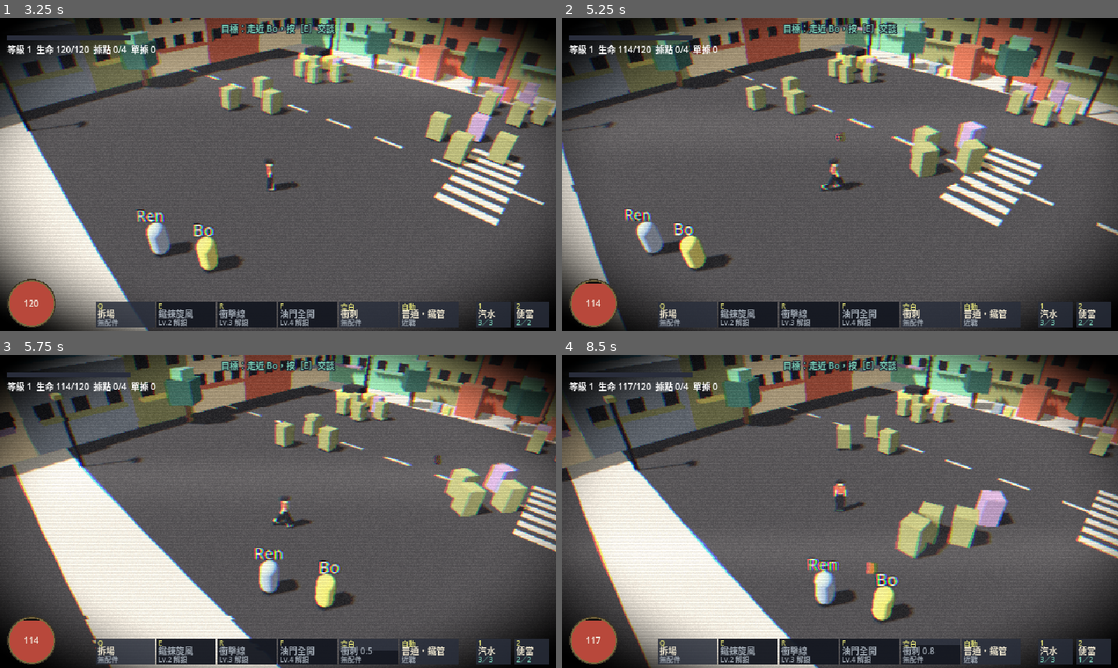
Above: before the commit, frames 1-4 (two rows, left to right).
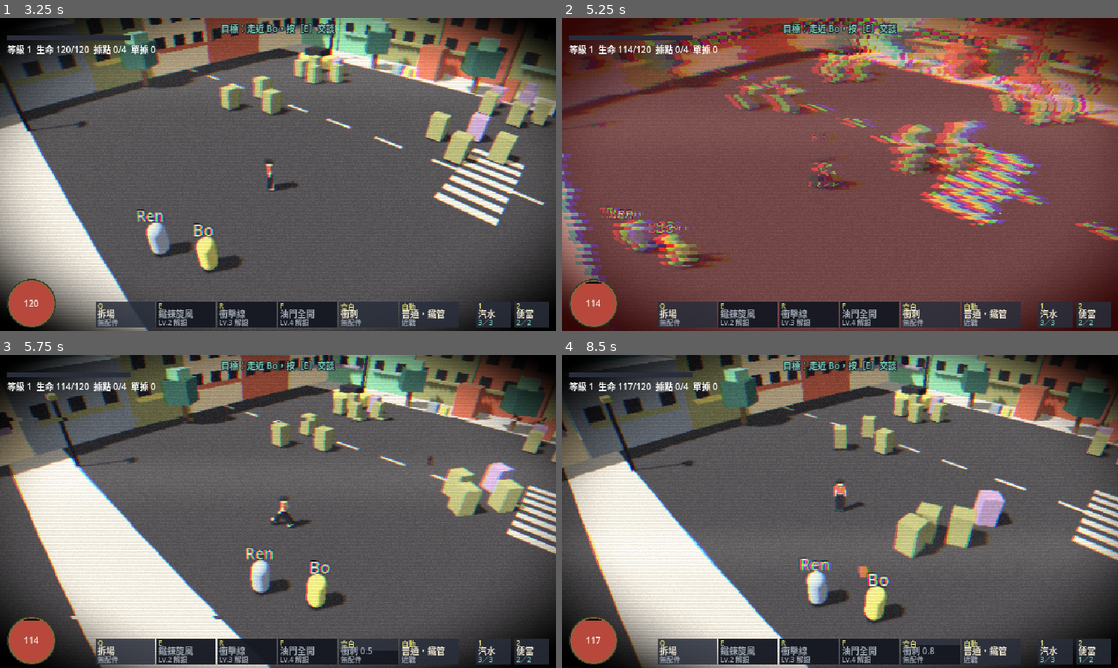
Above: after the commit, the same moments.

Repository: yauchai2/Game-Lab-2
Game: Godot game, scene res://game/title.tscn
Same seed, same stepped clock (60 frames per second), same inputs: the game is played once before the commit and once after it.
Inputs (mouse positions are in pixels of both pictures, inside the frame that each line leads up to):
- Up to frame 1 (3.25 s): click "新遊戲" at 0.5 s; click "選擇" at 1.25 s; tap Enter at 2 s; move the mouse to (400, 158) at 2.02 s; hold D 2.03-2.75 s; tap E at 2.1 s; click (400, 158) at 2.17 s; tap Space at 2.27 s; drag from (166, 190) to (250, 237) at 2.77 s
- Up to frame 2 (5.25 s): move the mouse to (895, 105) at 3.52 s; hold D 3.53-4.25 s; tap Keypad Enter at 3.6 s; click (895, 105) at 3.67 s; drag from (812, 237) to (673, 127) at 4.27 s; move the mouse to (1006, 221) at 5.02 s; hold A from 5.03 s (still down); tap R at 5.1 s; click (1006, 221) at 5.17 s
- Up to frame 3 (5.75 s): keep holding A; tap Space at 5.27 s
- Up to frame 4 (8.5 s): release A at 5.75 s; drag from (673, 464) to (756, 433) at 5.77 s; move the mouse to (867, 511) at 6.52 s; hold S 6.53-7.25 s; tap F at 6.6 s; click (867, 511) at 6.67 s; drag from (756, 433) to (728, 527) at 7.27 s; move the mouse to (962, 495) at 8.02 s; hold W from 8.03 s (still down); tap 2 at 8.1 s; click (962, 495) at 8.17 s; tap Space at 8.27 s

Frame 1 is identical in both runs. In frame 2, 76% of the frame differs, in the area x 0-100%, y 0-100%; in frame 3, 13%; in frame 4, 13%.

Commit message:
加強打擊感：火花、受擊壓扁、頓幀、震鏡、VHS 色差衝擊、受傷泛紅
Co-Authored-By: Claude Sonnet 5.5 <noreply@anthropic.com>
Claude-Session: https://claude.ai/code/session_018tqqU7rwEZ4u67toavQ9ri

Diff:
--- a/game/scripts/enemy.gd
+++ b/game/scripts/enemy.gd
@@ -21,6 +21,7 @@
 const PICKUP := preload("res://game/scripts/pickup.gd")
 const PROJECTILE := preload("res://game/scripts/projectile.gd")
 const FLOATY := preload("res://game/scripts/floaty.gd")
+const HITFX := preload("res://game/scripts/hitfx.gd")
 
 var show_bar := true
 var element := "phys"
@@ -38,6 +39,18 @@
 	mesh.material_override = _material
 	if show_bar:
 		_make_bar()
+
+# 受擊反應：火花、身體被打扁彈回、輕微震鏡；重擊多一點頓幀。
+func _hit_react(frac: float) -> void:
+	HITFX.sparks(get_parent(), global_position + Vector3(0, 1.1, 0), Color("F4F0E4"), 4 + int(minf(frac, 1.0) * 14.0), 1.0 + minf(frac, 1.0))
+	HITFX.shake(self, 0.04 + minf(frac, 1.0) * 0.25)
+	if frac >= 0.2:
+		HITFX.hit_stop(get_tree(), 0.04)
+		HITFX.kick(0.3)
+	var base := Vector3.ONE
+	mesh.scale = Vector3(1.3, 0.75, 1.3)
+	var tw := create_tween()
+	tw.tween_property(mesh, "scale", base, 0.14)
 
 func _bar_mesh(m: MeshInstance3D, color: Color, width: float) -> void:
 	var q := QuadMesh.new()
@@ -74,8 +87,11 @@
 	if hp <= 0:
 		return
 	hp -= amount
-	FLOATY.spawn(get_parent(), global_position + Vector3(0, 1.9, 0), str(amount))
+	var frac := float(amount) / float(max_hp)
+	var heavy := frac >= 0.2
+	FLOATY.spawn(get_parent(), global_position + Vector3(0, 1.9, 0), str(amount), Color("E6D26A") if heavy else Color("F4F0E4"), heavy)
 	_update_bar()
+	_hit_react(frac)
 	wake()
 	var away := global_position - from_pos
 	away.y = 0.0
@@ -89,6 +105,11 @@
 		if camp != "":
 			remove_from_group(camp)
 		collision_layer = 0
+		HITFX.sparks(get_parent(), global_position + Vector3(0, 1.0, 0), base_color.lightened(0.3), 18, 1.6)
+		HITFX.hit_stop(get_tree(), 0.05)
+		HITFX.shake(self, 0.18)
+		HITFX.kick(0.5)
+		knockback *= 1.8
 		bar_back.visible = false
 		bar_fill.visible = false
 		_drop_loot()
--- /dev/null
+++ b/game/scripts/hitfx.gd
@@ -0,0 +1,47 @@
+extends RefCounted
+## 打擊感小工具：火花、頓幀、鏡頭震動、VHS 畫面衝擊。
+
+const VHS := preload("res://game/scripts/vhs.gd")
+static var stopping := false
+
+static func sparks(world: Node, pos: Vector3, color: Color, amount := 8, power := 1.0) -> void:
+	var p := CPUParticles3D.new()
+	var box := BoxMesh.new()
+	box.size = Vector3(0.12, 0.12, 0.12)
+	var mat := StandardMaterial3D.new()
+	mat.albedo_color = color
+	mat.shading_mode = BaseMaterial3D.SHADING_MODE_UNSHADED
+	box.material = mat
+	p.mesh = box
+	p.amount = amount
+	p.one_shot = true
+	p.explosiveness = 1.0
+	p.lifetime = 0.45
+	p.direction = Vector3.UP
+	p.spread = 180.0
+	p.initial_velocity_min = 2.0 * power
+	p.initial_velocity_max = 5.5 * power
+	p.gravity = Vector3(0, -14, 0)
+	p.scale_amount_min = 0.5
+	p.scale_amount_max = 1.2
+	world.add_child(p)
+	p.global_position = pos
+	p.emitting = true
+	p.get_tree().create_timer(0.8).timeout.connect(p.queue_free)
+
+static func hit_stop(tree: SceneTree, duration: float) -> void:
+	if stopping:
+		return
+	stopping = true
+	Engine.time_scale = 0.06
+	tree.create_timer(duration, true, false, true).timeout.connect(func() -> void:
+		Engine.time_scale = 1.0
+		stopping = false)
+
+static func shake(world: Node, amount: float) -> void:
+	var cam := world.get_viewport().get_camera_3d()
+	if cam and cam.has_method("add_shake"):
+		cam.add_shake(amount)
+
+static func kick(amount: float) -> void:
+	VHS.kick = maxf(VHS.kick, amount)
--- a/game/scripts/hud.gd
+++ b/game/scripts/hud.gd
@@ -4,6 +4,7 @@
 const BAR_SIZE := Vector2(140, 8)
 
 var orb := Control.new()
+var hurt_overlay := ColorRect.new()
 var break_back := ColorRect.new()
 var break_fill := ColorRect.new()
 var break_label := Label.new()
@@ -44,6 +45,10 @@
 	boss_label.position = Vector2(430, 30)
 	boss_label.visible = false
 	add_child(boss_label)
+	hurt_overlay.color = Color(0.8, 0.1, 0.08, 0.0)
+	hurt_overlay.set_anchors_preset(Control.PRESET_FULL_RECT)
+	hurt_overlay.mouse_filter = Control.MOUSE_FILTER_IGNORE
+	add_child(hurt_overlay)
 	orb.set_script(load("res://game/scripts/orb.gd"))
 	orb.position = Vector2(8, 300)
 	orb.size = Vector2(56, 56)
@@ -108,6 +113,7 @@
 	add_child(banner)
 
 func _process(_delta: float) -> void:
+	hurt_overlay.color.a = jax.hurt_flash * 0.6
 	orb.ratio = float(jax.hp) / float(jax.max_hp)
 	orb.label_text = "%d" % jax.hp
 	orb.queue_redraw()
--- a/game/scripts/jax.gd
+++ b/game/scripts/jax.gd
@@ -54,6 +54,7 @@
 const SFX := preload("res://game/scripts/sfx.gd")
 const FLOATY := preload("res://game/scripts/floaty.gd")
 const VHS := preload("res://game/scripts/vhs.gd")
+const HITFX := preload("res://game/scripts/hitfx.gd")
 const SKYE_MODEL := preload("res://assets/characters/skye.glb")
 
 var char_id := "jax"
@@ -70,6 +71,7 @@
 }
 var extra_timers := {"skill_e": 0.0, "skill_r": 0.0, "skill_f": 0.0}
 var buff_left := 0.0
+var hurt_flash := 0.0
 ## 補給：汽水（即時回血）與便當（持續回血），擊殺敵人回充。
 const FLASKS := {
 	"soda": {"name": "汽水", "max": 3, "kills": 4, "desc": "即時回復 45% 生命"},
@@ -489,6 +491,11 @@
 		amount = maxi(1, roundi(amount * (1.0 - resist_of(element) / 100.0)))
 	hp = maxi(hp - amount, 0)
 	FLOATY.spawn(get_parent(), global_position + Vector3(0, 2.0, 0), str(amount), ELEMENT_COLORS.get(element, Color("CC6657")), true)
+	hurt_flash = 0.4
+	HITFX.sparks(get_parent(), global_position + Vector3(0, 1.0, 0), ELEMENT_COLORS.get(element, Color("CC6657")), 10, 1.2)
+	HITFX.shake(self, 0.3)
+	HITFX.kick(1.0)
+	HITFX.hit_stop(get_tree(), 0.05)
 	SFX.play(self, "death" if hp == 0 else "hurt", -3.0)
 	if hp == 0:
 		dead = true
@@ -753,6 +760,9 @@
 		var cam := get_viewport().get_camera_3d()
 		if cam and cam.has_method("add_shake"):
 			cam.add_shake(minf(0.15 + hit_count * 0.05, 0.4))
+	HITFX.sparks(get_parent(), center + Vector3(0, 0.3, 0), Color("E6D26A"), 14 + mini(hit_count * 2, 14), 1.8)
+	if hit_count > 0:
+		HITFX.kick(0.5)
 	_spawn_shockwave(center, radius)
 
 func _explode(pos: Vector3, radius: float, dmg: int) -> void:
@@ -800,6 +810,7 @@
 	for k in extra_timers:
 		extra_timers[k] = maxf(extra_timers[k] - delta, 0.0)
 	buff_left = maxf(buff_left - delta, 0.0)
+	hurt_flash = maxf(hurt_flash - delta, 0.0)
 	if bento_left > 0.0 and not dead:
 		bento_left -= delta
 		regen_accum += max_hp * 0.4 / 6.0 * delta
@@ -902,6 +913,8 @@
 	mi.global_position = (a + b) / 2.0
 	mi.look_at(b, Vector3.UP)
 	get_tree().create_timer(0.07).timeout.connect(mi.queue_free)
+	HITFX.sparks(get_parent(), a, Color("F4E27A"), 4, 0.8)
+	HITFX.shake(self, 0.03)
 
 func _animate_limbs(delta: float, moving: bool) -> void:
 	var swing := 0.0
--- a/game/scripts/vhs.gd
+++ b/game/scripts/vhs.gd
@@ -4,6 +4,7 @@
 
 const K := 0.10
 static var enabled := true
+static var kick := 0.0
 
 var rect := ColorRect.new()
 var mat := ShaderMaterial.new()
@@ -15,6 +16,7 @@
 uniform float k = 0.10;
 uniform float aspect = 1.7778;
 uniform float t = 0.0;
+uniform float kick = 0.0;
 
 float hash(vec2 p) {
 	return fract(sin(dot(p, vec2(12.9898, 78.233))) * 43758.5453);
@@ -37,8 +39,8 @@
 	float glitch = step(0.985, hash(vec2(row, floor(t * 4.0)))) * (hash(vec2(row, t)) - 0.5) * 0.02;
 	// 慢速滾動的亮帶
 	float bar = smoothstep(0.0, 0.06, fract(uv.y * 0.6 - t * 0.05)) * (1.0 - smoothstep(0.06, 0.14, fract(uv.y * 0.6 - t * 0.05)));
-	w.x += glitch + sin(uv.y * 40.0 + t * 3.0) * 0.0006;
-	float ca = 0.0022 + bar * 0.002;
+	w.x += glitch + kick * (hash(vec2(row, t * 20.0)) - 0.5) * 0.03 + sin(uv.y * 40.0 + t * 3.0) * 0.0006;
+	float ca = 0.0022 + bar * 0.002 + kick * 0.012;
 	vec3 col;
 	col.r = texture(screen_tex, clamp(w + vec2(ca, 0.0), 0.0, 1.0)).r;
 	col.g = texture(screen_tex, clamp(w, 0.0, 1.0)).g;
@@ -72,6 +74,8 @@
 	time += delta
 	mat.set_shader_parameter("t", time)
 	mat.set_shader_parameter("k", K)
+	kick = move_toward(kick, 0.0, delta * 3.0)
+	mat.set_shader_parameter("kick", kick)
 	rect.visible = enabled
 
 func _unhandled_input(event: InputEvent) -> void:
Not shown, changed: docs/guides/godot-setup.md
